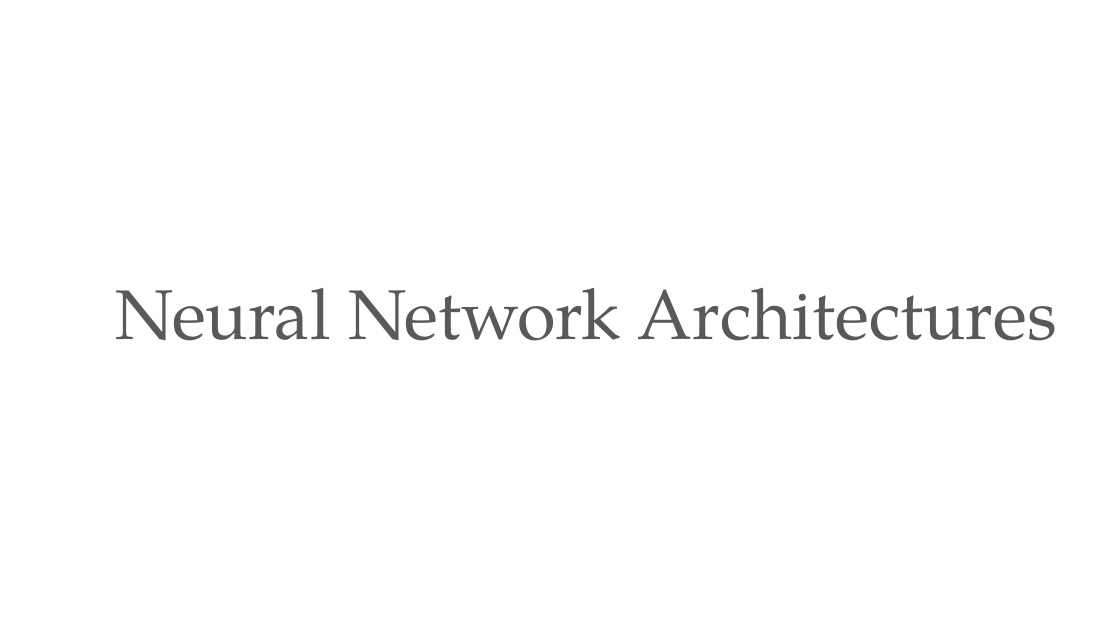
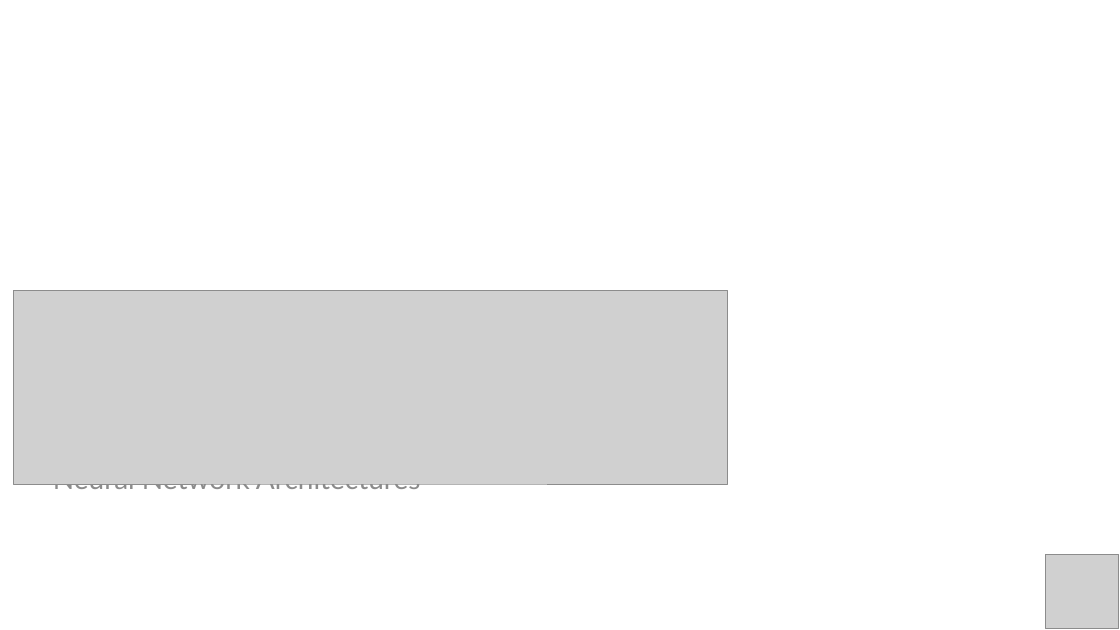
Before and after one commit to PracticumAI/deep_learning, a slide deck: slide 11 of presentations/01_deep_learn_intro.pptx (slide 15 before the commit). Drawn at 1120x630 pixels with LibreOffice and Linux fonts; fonts in the diff are those of the drawing; grey boxes stand for pictures. Boxes give left, top, right and bottom in pixels: in the first picture for what was removed or moved away, otherwise in the second. Text is boxed around its words. In the diff, an @@ line names an element or a change of style, - is before the commit and + after.

```diff
--- a/presentations/01_deep_learn_intro.pptx
+++ b/presentations/01_deep_learn_intro.pptx
@@ picture added at [13,291,728,485] @@
@@ text "Neural Network Architectures": place and size @@
-text "Neural Network Architectures" at [115,288,1057,341]
+text "Neural Network Architectures" at [53,484,421,495]
@@ text "Neural Network Architectures" at [53,484,421,495]: size 60.3 to 24 pt, font TeX Gyre Pagella to Lato, text colour #595959 to #8C8C8C; alignment centre to left; more space between paragraphs; vertical alignment bottom to top @@
@@ picture added at [1045,555,1119,629] @@
```
Also in this commit, not shown: 15 other slides changed, 2 slides added, 6 slides removed, 3 other files.
